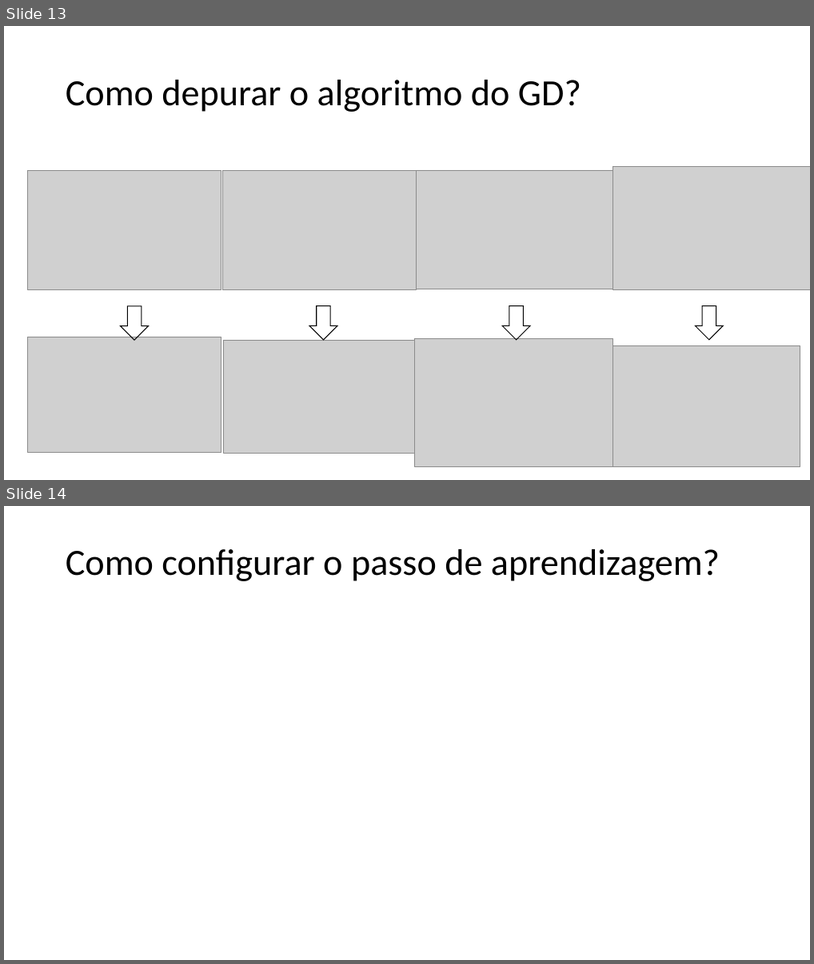
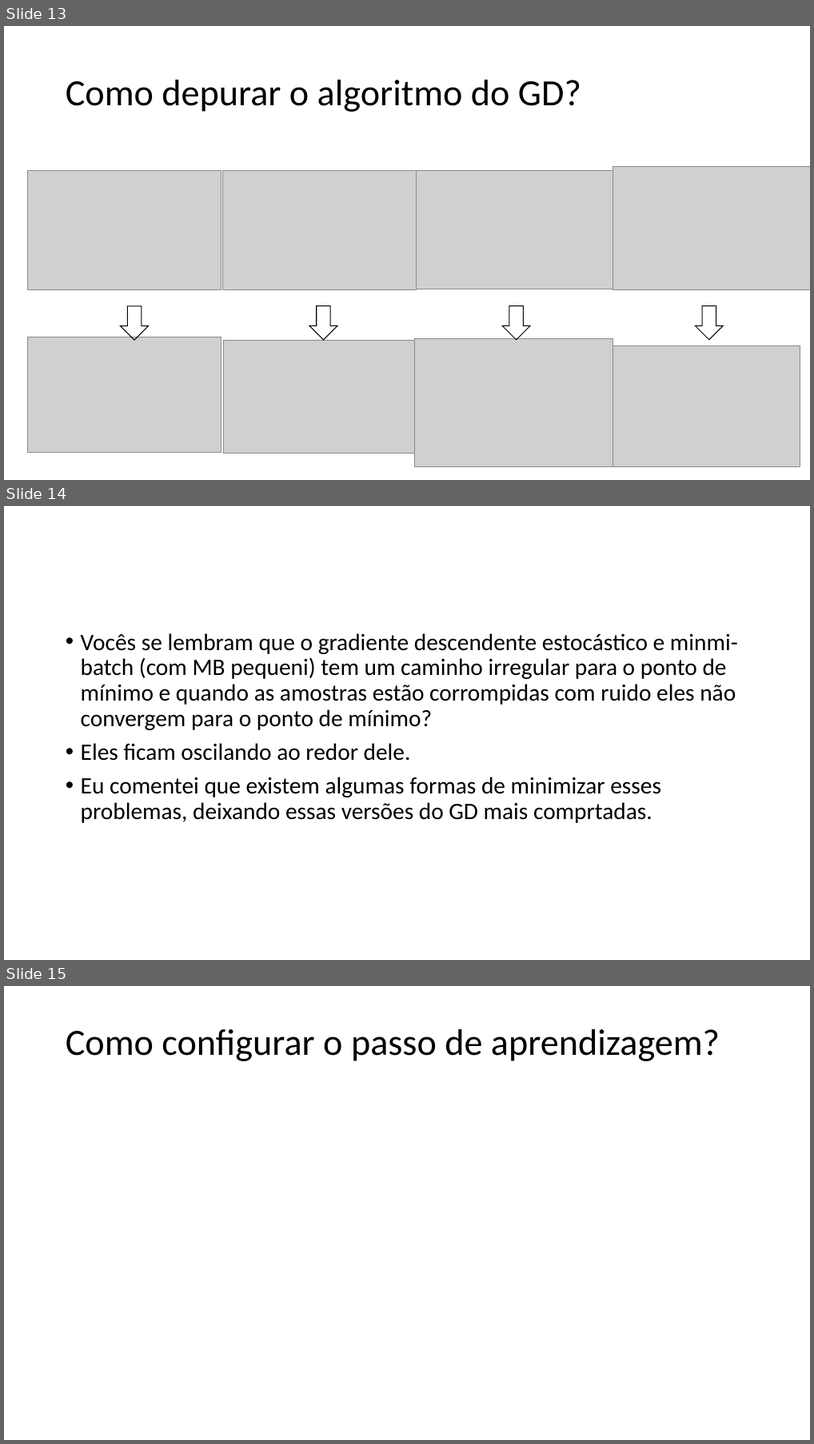
Before and after one commit to zz4fap/t319_aprendizado_de_maquina, a slide deck: slides/T319_Regressão_Linear (Parte III).pptx. Shown one above the other, each under a label of ours: slides 13 and 14 before the commit, slides 13, 14 and 15 after it. The pictures are 814x964 and 814x1444 pixels, drawn with LibreOffice and Linux fonts; fonts in the diff are those of the drawing; grey boxes stand for pictures. Boxes give left, top, right and bottom in pixels: in the first picture for what was removed or moved away, otherwise in the second. Text is boxed around its words. In the diff, an @@ line names an element or a change of style, - is before the commit and + after.

Commit message:
update of slides

```diff
--- a/slides/T319_Regressão_Linear (Parte III).pptx
+++ b/slides/T319_Regressão_Linear (Parte III).pptx
@@ slide 14 added at box(4, 506, 810, 960), background #FFFFFF @@
@@ text added at box(81, 633, 738, 823), 28 pt, text #000000 @@
+• Vocês se lembram que o gradiente descendente estocástico e minmi-batch (com MB pequeni) tem um caminho irregular para o ponto de mínimo e quando as amostras estão corrompidas com ruido eles não convergem para o ponto de mínimo?
+• Eles ficam oscilando ao redor dele.
+• Eu comentei que existem algumas formas de minimizar esses problemas, deixando essas versões do GD mais comprtadas.
@@ what was slide 14 is now slide 15 @@
```
